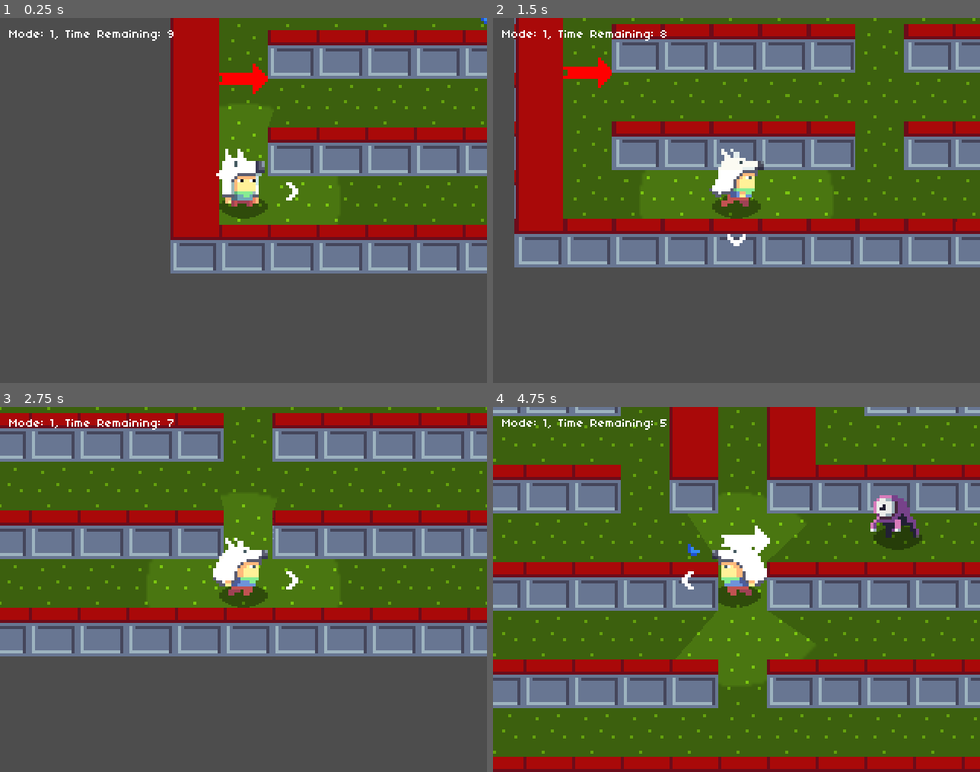
Above: before the commit, frames 1-4 (two rows, left to right).
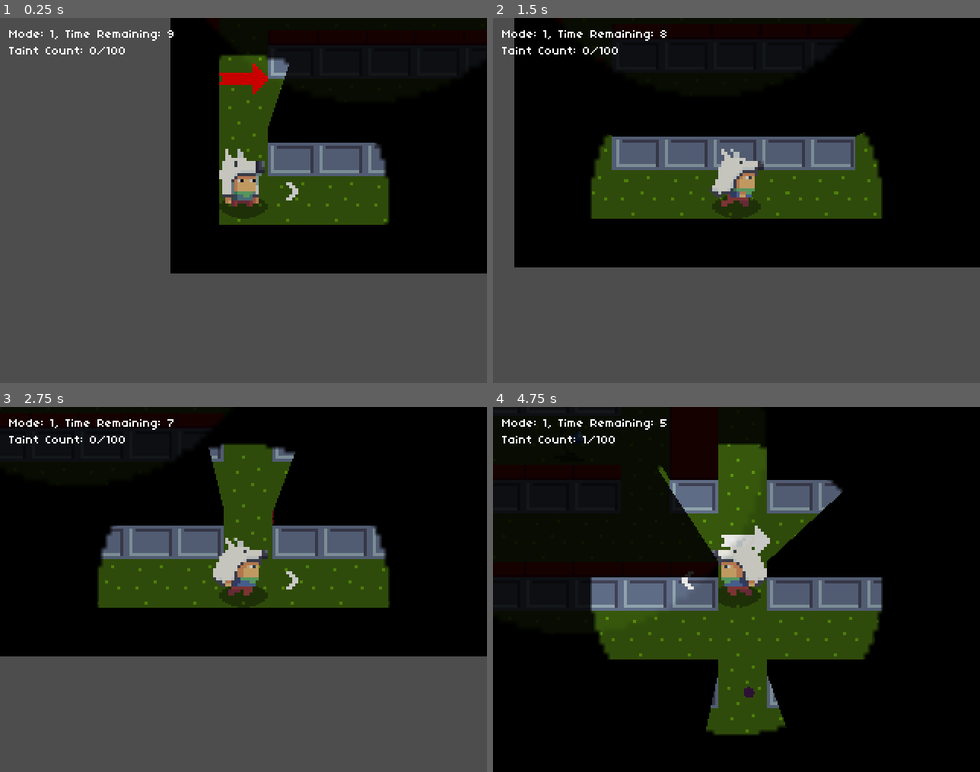
Above: after the commit, the same moments.

Repository: pibolib/gardener-of-light
Game: Godot game, scene res://scene/MainGame/GameHandler.tscn
Same seed, same stepped clock (60 frames per second), same inputs: the game is played once before the commit and once after it.
Inputs:
- Up to frame 1 (0.25 s): no input
- Up to frame 2 (1.5 s): hold D (move_right) 0.53-1.28 s; tap Space (action) at 0.6, 1.35 s; hold S (move_down) from 1.28 s (still down)
- Up to frame 3 (2.75 s): release S (move_down) at 2.03 s; hold D (move_right) from 2.03 s (still down); tap Space (action) at 2.1 s
- Up to frame 4 (4.75 s): release D (move_right) at 2.78 s; hold W (move_up) 2.78-3.53 s; tap Space (action) at 2.85, 3.6, 4.35 s; hold A (move_left) from 3.53 s (still down)

The runs differ from the first frame. In frame 1, 43% of the frame differs, in the area x 1-100%, y 0-70%; in frame 2, 62%; in frame 3, 63%; in frame 4, 89%, in the area x 0-100%, y 0-100%.

Commit message:
taint changes

Diff:
--- a/scene/MainGame/Enemy/Enemy.tscn
+++ b/scene/MainGame/Enemy/Enemy.tscn
@@ -84,7 +84,7 @@
 y_sort_enabled = true
 position = Vector2(0, -16)
 sprite_frames = SubResource("SpriteFrames_w875g")
-frame_progress = 0.445981
+frame_progress = 0.462552
 
 [node name="Collision" type="CollisionShape2D" parent="."]
 z_index = -1
--- a/scene/MainGame/GameHandler.gd
+++ b/scene/MainGame/GameHandler.gd
@@ -16,6 +16,7 @@
 @onready var tile_map = $TileMap
 
 var player_position = Vector2.ZERO
+var taint_count: int = 0
 
 signal mode_switch(mode)
 
@@ -35,11 +36,13 @@
 	mode_timer.connect("timeout", _on_mode_timer_timeout)
 
 func _process(_delta):
-	label.text = "Mode: %d, Time Remaining: %d" % [mode, mode_timer.time_left]
+	label.text = "Mode: %d, Time Remaining: %d\nTaint Count: %d/100" % [mode, mode_timer.time_left, taint_count]
 
 func _on_mode_timer_timeout() -> void:
 	if mode == Mode.DAY:
 		mode = Mode.NIGHT
+		$CanvasModulate.visible = true
 	else:
 		mode = Mode.DAY
+		$CanvasModulate.visible = false
 	mode_switch.emit(mode)
--- a/scene/MainGame/GameHandler.tscn
+++ b/scene/MainGame/GameHandler.tscn
@@ -1,13 +1,12 @@
-[gd_scene load_steps=18 format=3 uid="uid://dqh7wtdaccxpd"]
+[gd_scene load_steps=17 format=3 uid="uid://dqh7wtdaccxpd"]
 
 [ext_resource type="PackedScene" uid="uid://drw6pkyel0u2l" path="res://scene/MainGame/Player/Player.tscn" id="1_0227l"]
 [ext_resource type="Script" path="res://scene/MainGame/GameHandler.gd" id="1_rux4r"]
 [ext_resource type="Texture2D" uid="uid://fi8n2rep8gho" path="res://asset/tile/tileset.png" id="3_18a25"]
 [ext_resource type="FontFile" uid="uid://yoxl3j5wnxsn" path="res://asset/fonts/04B_03_.TTF" id="4_ofvrq"]
-[ext_resource type="PackedScene" uid="uid://bvcx0ni6lj0an" path="res://scene/MainGame/Powerup/Powerup.tscn" id="5_c1pys"]
 [ext_resource type="PackedScene" uid="uid://bvtqyrvqllt6d" path="res://scene/MainGame/Enemy/Enemy.tscn" id="6_p88p4"]
 [ext_resource type="PackedScene" uid="uid://3ymrobvsurmi" path="res://scene/MainGame/Interactable/interactable.tscn" id="7_h14s5"]
-[ext_resource type="PackedScene" uid="uid://brmofso3mollm" path="res://scene/MainGame/Goal/Goal.tscn" id="8_s8uso"]
+[ext_resource type="PackedScene" uid="uid://dwypq1al5326i" path="res://scene/MainGame/Interactable/Flower.tscn" id="9_7jj4t"]
 [ext_resource type="PackedScene" uid="uid://cigy8cds0e7ug" path="res://scene/MainGame/Interactable/Landmine.tscn" id="9_djha6"]
 
 [sub_resource type="NavigationPolygon" id="NavigationPolygon_16tad"]
@@ -48,6 +47,12 @@
 sources/1 = SubResource("TileSetAtlasSource_1ob6i")
 
 [sub_resource type="Environment" id="Environment_y4xgg"]
+background_energy_multiplier = 0.0
+tonemap_mode = 2
+tonemap_exposure = 1.44
+tonemap_white = 1.22
+glow_enabled = true
+glow_hdr_threshold = 0.42
 
 [sub_resource type="CanvasItemMaterial" id="CanvasItemMaterial_1hxi5"]
 blend_mode = 2
@@ -88,12 +93,6 @@
 theme_override_font_sizes/font_size = 8
 metadata/_edit_use_anchors_ = true
 
-[node name="Powerup" parent="." instance=ExtResource("5_c1pys")]
-position = Vector2(80, 80)
-
-[node name="Powerup2" parent="." instance=ExtResource("5_c1pys")]
-position = Vector2(96, 144)
-
 [node name="Enemy" parent="." instance=ExtResource("6_p88p4")]
 position = Vector2(88, 96)
 target = Vector2(24, 216)
@@ -108,6 +107,7 @@
 
 [node name="CanvasModulate" type="CanvasModulate" parent="."]
 material = SubResource("CanvasItemMaterial_1hxi5")
+color = Color(0, 0, 0, 1)
 
 [node name="Interactable" parent="." instance=ExtResource("7_h14s5")]
 position = Vector2(121, 153)
@@ -116,8 +116,8 @@
 position = Vector2(120, 56)
 rotation = 1.5708
 
-[node name="Goal" parent="." instance=ExtResource("8_s8uso")]
-position = Vector2(184, 88)
-
 [node name="Landmine" parent="." instance=ExtResource("9_djha6")]
 position = Vector2(24, 176)
+
+[node name="Flower" parent="." instance=ExtResource("9_7jj4t")]
+position = Vector2(64, 120)
--- /dev/null
+++ b/scene/MainGame/Interactable/Flower.gd
@@ -0,0 +1,10 @@
+extends Interactable
+class_name Flower
+
+func _ready():
+	pass # Replace with function body.
+
+func _process(delta):
+	for area in $Clear.get_overlapping_areas():
+		if area is TaintBlob:
+			area.get_node("Sprite").scale -= Vector2(delta/4, delta/4)
--- /dev/null
+++ b/scene/MainGame/Interactable/Flower.tscn
@@ -0,0 +1,36 @@
+[gd_scene load_steps=6 format=3 uid="uid://dwypq1al5326i"]
+
+[ext_resource type="Script" path="res://scene/MainGame/Interactable/Flower.gd" id="1_il1eo"]
+[ext_resource type="Texture2D" uid="uid://2sj4brcdw33w" path="res://asset/powerup/plant.png" id="2_n2pqj"]
+[ext_resource type="Texture2D" uid="uid://f1qvn5xbhd5j" path="res://asset/lighting/lightcircle.png" id="3_ixyyp"]
+
+[sub_resource type="RectangleShape2D" id="RectangleShape2D_0dpoh"]
+size = Vector2(8, 8)
+
+[sub_resource type="CircleShape2D" id="CircleShape2D_heegk"]
+radius = 64.0
+
+[node name="Flower" type="Area2D"]
+collision_layer = 3
+collision_mask = 3
+script = ExtResource("1_il1eo")
+
+[node name="Sprite2D" type="Sprite2D" parent="."]
+texture = ExtResource("2_n2pqj")
+region_enabled = true
+region_rect = Rect2(16, 0, 16, 16)
+
+[node name="CollisionShape2D" type="CollisionShape2D" parent="."]
+shape = SubResource("RectangleShape2D_0dpoh")
+
+[node name="Clear" type="Area2D" parent="."]
+collision_layer = 3
+collision_mask = 3
+
+[node name="CollisionShape2D" type="CollisionShape2D" parent="Clear"]
+shape = SubResource("CircleShape2D_heegk")
+
+[node name="PointLight2D" type="PointLight2D" parent="."]
+scale = Vector2(2, 2)
+energy = 0.57
+texture = ExtResource("3_ixyyp")
--- a/scene/MainGame/Player/Player.gd
+++ b/scene/MainGame/Player/Player.gd
@@ -6,10 +6,12 @@
 	BASIC
 }
 
+const TAINT = preload("res://scene/MainGame/Taint/Taint.tscn")
 const INTERACTABLE := preload("res://scene/MainGame/Interactable/interactable.tscn")
 
 @export var max_speed: float = 65
 @export var speed: float = 65
+@export var taint_time: float = 3
 var movement_angle: float = 0
 var attack_angle: float = 0
 var ability := Ability.NONE
@@ -22,12 +24,18 @@
 var pick_up: Interactable
 var holding: String = ""
 
+var taint_timer: Timer
+
 @export var game_handler: Node
 @onready var aim_marker_pivot = $AimMarkerPivot
 
 const PROJECTILE_BASIC := preload("res://scene/MainGame/Projectile/Projectile.tscn")
 
 func _ready():
+	taint_timer = Timer.new()
+	taint_timer.connect("timeout", make_taint)
+	add_child(taint_timer)
+	taint_timer.start(taint_time)
 	attack_timer = Timer.new()
 	attack_timer.connect("timeout", attack_refresh)
 	add_child(attack_timer)
@@ -47,12 +55,14 @@
 		if holding != "":
 			var new_interactable = load(holding).instantiate()
 			new_interactable.global_position = Vector2(16*game_handler.get_node("TileMap").local_to_map($AimMarkerPivot/AimIndicator.global_position)) + Vector2(8,8)
-			new_interactable.rotation = attack_angle
+			if !new_interactable is Flower:
+				new_interactable.rotation = attack_angle
 			add_sibling(new_interactable)
 			holding = ""
 		if pick_up != null:
 			holding = pick_up.scene_file_path
-			pick_up.queue_free()
+			if !pick_up is Flower:
+				pick_up.queue_free()
 			move_enable = true
 			pick_up = null
 
@@ -107,7 +117,10 @@
 #		attack_timer.start(0.5)
 
 func _on_mode_switch(mode: GameHandler.Mode) -> void:
-	pass
+	if mode == GameHandler.Mode.DAY:
+		$PointLight2D.enabled = false
+	else:
+		$PointLight2D.enabled = true
 
 func _on_item_pickup_area_entered(area) -> void:
 	if area is Interactable:
@@ -122,3 +135,8 @@
 func attack_refresh() -> void:
 	attack_timer.stop()
 	attack_ready = true
+
+func make_taint() -> void:
+	var taint := TAINT.instantiate()
+	taint.position = position
+	add_sibling(taint)
--- a/scene/MainGame/Player/Player.tscn
+++ b/scene/MainGame/Player/Player.tscn
@@ -122,6 +122,8 @@
 shape = SubResource("CircleShape2D_y6e12")
 
 [node name="PointLight2D" type="PointLight2D" parent="."]
+scale = Vector2(1.5, 1.5)
+energy = 3.44
 shadow_enabled = true
 texture = ExtResource("4_gen42")
 
--- a/scene/MainGame/Taint/Taint.gd
+++ b/scene/MainGame/Taint/Taint.gd
@@ -17,6 +17,10 @@
 	game_handler.connect("mode_switch", _on_mode_switch)
 
 func _process(delta):
+	if clamp(position.x, 0, 320) != position.x:
+		queue_free()
+	elif clamp(position.y, 0, 240) != position.y:
+		queue_free()
 	if do_3d_anim:
 		if z < 0:
 			z += zsp * delta
@@ -26,12 +30,19 @@
 			do_3d_anim = false
 			g = 0
 			z = 0
+			$CollisionShape2D.disabled = false
+			game_handler.taint_count += 1
 	else:
 		if $Sprite.scale.x < 1 and grow:
 			$Sprite.scale += Vector2(delta/16, delta/16)
-			$CollisionShape2D.scale = $Sprite.scale
+		else:
+			grow = false
 	z_index = -z - 8
+	$CollisionShape2D.scale = $Sprite.scale
 	$Sprite.position.y = z
+	if $Sprite.scale.x <= 0:
+		game_handler.taint_count -= 1
+		queue_free()
 
 func _on_mode_switch(mode: GameHandler.Mode):
 	grow = mode == GameHandler.Mode.NIGHT
--- a/scene/MainGame/Taint/Taint.tscn
+++ b/scene/MainGame/Taint/Taint.tscn
@@ -19,3 +19,4 @@
 
 [node name="CollisionShape2D" type="CollisionShape2D" parent="."]
 shape = SubResource("CircleShape2D_v5big")
+disabled = true
--- a/scene/MainGame/World/Tile.gd
+++ b/scene/MainGame/World/Tile.gd
@@ -5,3 +5,6 @@
 
 func _ready():
 	sprite.region_rect.position = Vector2(sprite_atlas_position)
+	if sprite.region_rect.position == Vector2(16, 0):
+		$LightOccluder2D.visible = false
+		$LightOccluder2D2.visible = true
--- a/scene/MainGame/World/Tile.tscn
+++ b/scene/MainGame/World/Tile.tscn
@@ -7,7 +7,10 @@
 size = Vector2(16, 16)
 
 [sub_resource type="OccluderPolygon2D" id="OccluderPolygon2D_m34hx"]
-polygon = PackedVector2Array(-8, -8, 8, -8, 8, 8, -8, 8)
+polygon = PackedVector2Array(-8, -3, -8, -8, 8, -8, 8, -3)
+
+[sub_resource type="OccluderPolygon2D" id="OccluderPolygon2D_uioyi"]
+polygon = PackedVector2Array(-8, 8, -8, -8, 8, -8, 8, 8)
 
 [node name="Tile" type="StaticBody2D"]
 y_sort_enabled = true
@@ -28,3 +31,7 @@
 
 [node name="LightOccluder2D" type="LightOccluder2D" parent="."]
 occluder = SubResource("OccluderPolygon2D_m34hx")
+
+[node name="LightOccluder2D2" type="LightOccluder2D" parent="."]
+visible = false
+occluder = SubResource("OccluderPolygon2D_uioyi")
Not shown: 1 places in scene/MainGame/World/Tile.tscn that only renumber resources
